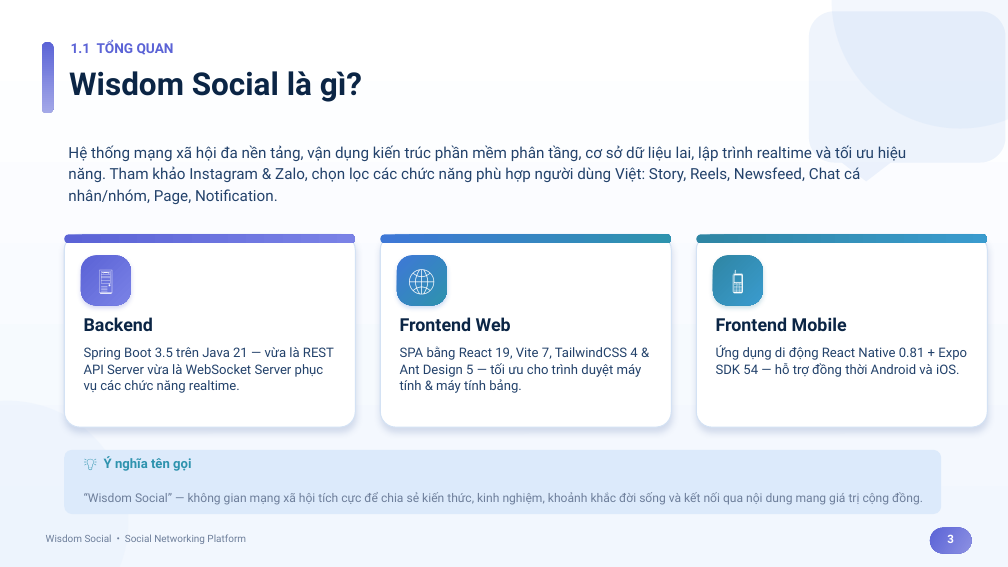
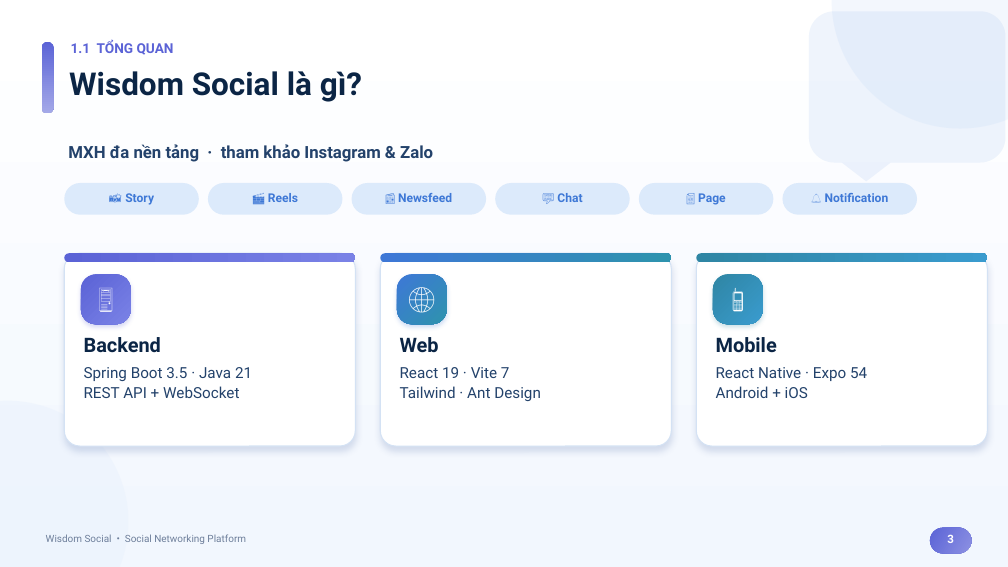
Before and after one commit to HuuThai2910/wisdom-social, a slide deck: slide 3 of Wisdom_Social_Presentation.pptx. Drawn at 1008x567 pixels with LibreOffice and Linux fonts; fonts in the diff are those of the drawing. Boxes give left, top, right and bottom in pixels: in the first picture for what was removed or moved away, otherwise in the second. Text is boxed around its words. In the diff, an @@ line names an element or a change of style, - is before the commit and + after.

```diff
--- a/Wisdom_Social_Presentation.pptx
+++ b/Wisdom_Social_Presentation.pptx
@@ text at (68,144,433,162): text changed; size 14.5 to 16 pt; bold on @@
-Hệ thống mạng xã hội đa nền tảng, vận dụng kiến trúc phần mềm phân tầng, cơ sở dữ liệu lai, lập trình realtime và tối ưu hiệu năng. Tham khảo Instagram & Zalo, chọn lọc các chức năng phù hợp người dùng Việt: Story, Reels, Newsfeed, Chat cá nhân/nhóm, Page, Notification.
+MXH đa nền tảng · tham khảo Instagram & Zalo
@@ rounded rectangle added at (64,183,199,215), fill #DCEAFB @@
@@ text added at (125,193,154,205), 11.5 pt, text #3E78D6, bold @@
+📸 Story
@@ rounded rectangle added at (208,183,343,215), fill #DCEAFB @@
@@ text added at (268,193,298,202), 11.5 pt, text #3E78D6, bold @@
+🎬 Reels
@@ rounded rectangle added at (352,183,486,215), fill #DCEAFB @@
@@ text added at (398,193,452,202), 11.5 pt, text #3E78D6, bold @@
+📰 Newsfeed
@@ rounded rectangle added at (495,183,630,215), fill #DCEAFB @@
@@ text added at (557,193,582,202), 11.5 pt, text #3E78D6, bold @@
+💬 Chat
@@ rounded rectangle added at (639,183,774,215), fill #DCEAFB @@
@@ text added at (698,193,726,205), 11.5 pt, text #3E78D6, bold @@
+📄 Page
@@ rounded rectangle added at (783,183,917,215), fill #DCEAFB @@
@@ text added at (825,193,889,202), 11.5 pt, text #3E78D6, bold @@
+🔔 Notification
@@ rounded rectangle: place and size @@
-rounded rectangle at (696,234,988,427)
+rounded rectangle at (64,253,355,446)
@@ 7 rounded rectangles, 2 texts: place and size @@
-7 rounded rectangles, 2 texts at (64,234,988,427)
+7 rounded rectangles, 2 texts at (64,253,988,446)
@@ rounded rectangle: place and size @@
-rounded rectangle at (64,234,355,427)
+rounded rectangle at (696,253,988,446)
@@ text at (81,273,131,323): text changed @@
-📱
+🖥️
@@ text at (713,273,763,323): text changed @@
-🖥️
+📱
@@ text "Backend" at (84,337,161,353): size 17 to 19 pt @@
@@ text at (400,337,439,353): text changed; size 17 to 19 pt @@
-Frontend Web
+Web
@@ text at (716,337,777,353): text changed; size 17 to 19 pt @@
-Frontend Mobile
+Mobile
@@ text at (84,367,252,398): text changed; size 12.5 to 14.5 pt @@
-Spring Boot 3.5 trên Java 21 — vừa là REST API Server vừa là WebSocket Server phục vụ các chức năng realtime.
+Spring Boot 3.5 · Java 21
+REST API + WebSocket
@@ text at (400,367,541,401): text changed; size 12.5 to 14.5 pt @@
-SPA bằng React 19, Vite 7, TailwindCSS 4 & Ant Design 5 — tối ưu cho trình duyệt máy tính & máy tính bảng.
+React 19 · Vite 7
+Tailwind · Ant Design
@@ text at (716,367,867,398): text changed; size 12.5 to 14.5 pt @@
-Ứng dụng di động React Native 0.81 + Expo SDK 54 — hỗ trợ đồng thời Android và iOS.
+React Native · Expo 54
+Android + iOS
@@ rounded rectangle removed at (64,450,941,514) @@
@@ text removed at (104,456,191,471) @@
-💡 Ý nghĩa tên gọi
@@ text removed at (84,492,923,505) @@
-“Wisdom Social” — không gian mạng xã hội tích cực để chia sẻ kiến thức, kinh nghiệm, khoảnh khắc đời sống và kết nối qua nội dung mang giá trị cộng đồng.
```
Also in this commit, not shown: 21 other slides changed, 1 other file.
